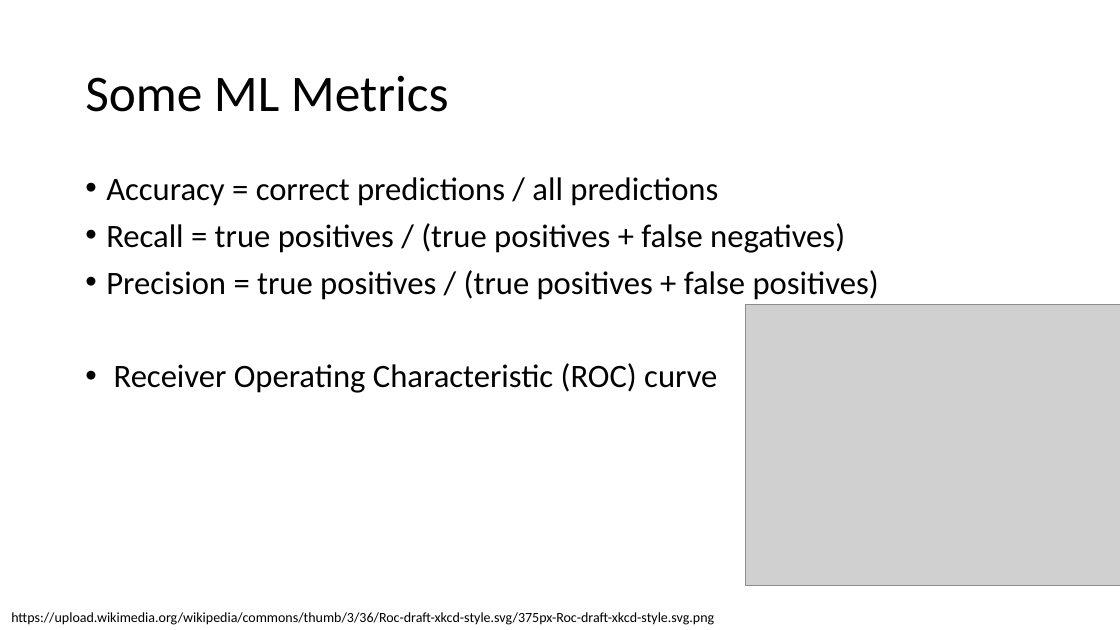
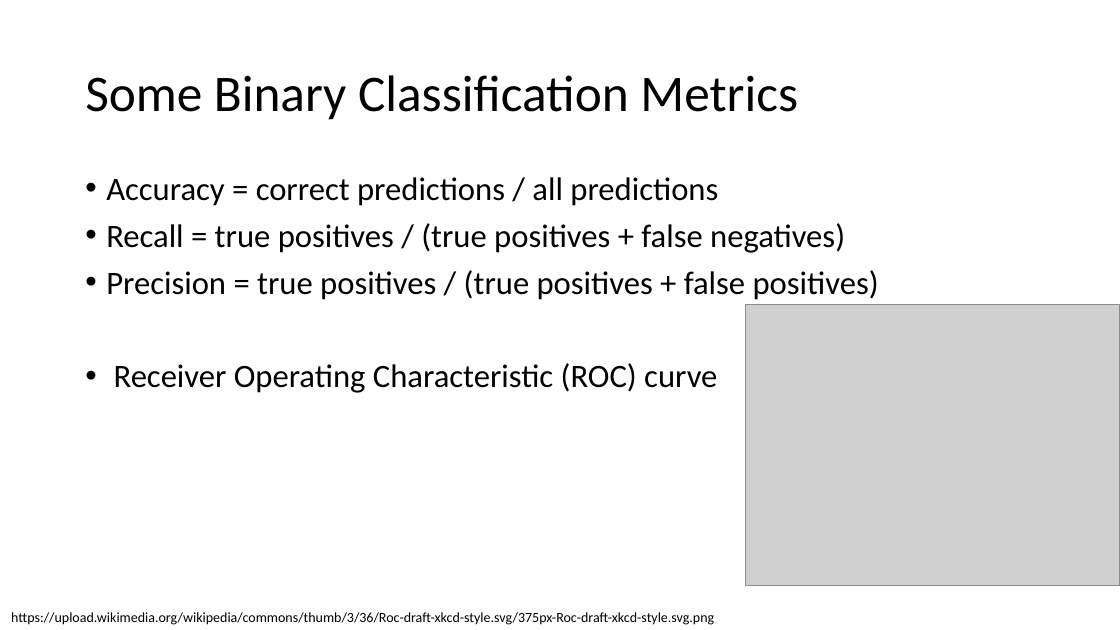
Before and after one commit to pdx-cs-ai/classical-ai-notes, a slide deck: slide 8 of 07-ml/07-1-mlintro.pptx. Drawn at 1120x630 pixels with LibreOffice and Linux fonts; fonts in the diff are those of the drawing; grey boxes stand for pictures. Boxes give left, top, right and bottom in pixels: in the first picture for what was removed or moved away, otherwise in the second. Text is boxed around its words. In the diff, an @@ line names an element or a change of style, - is before the commit and + after.

```diff
--- a/07-ml/07-1-mlintro.pptx
+++ b/07-ml/07-1-mlintro.pptx
@@ title at [85,75,798,120]: text changed @@
-Some ML Metrics
+Some Binary Classification Metrics
```
Also in this commit, not shown: 4 other slides changed, 1 slide added.
